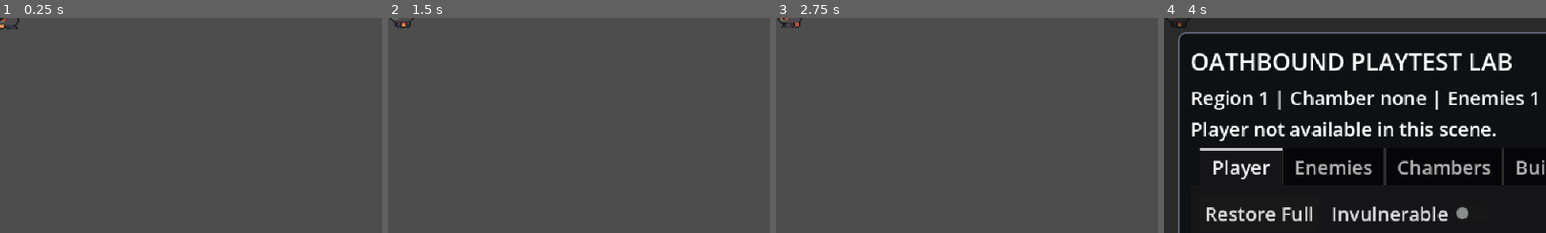
Above: before the commit, frames 1-4 (left to right).
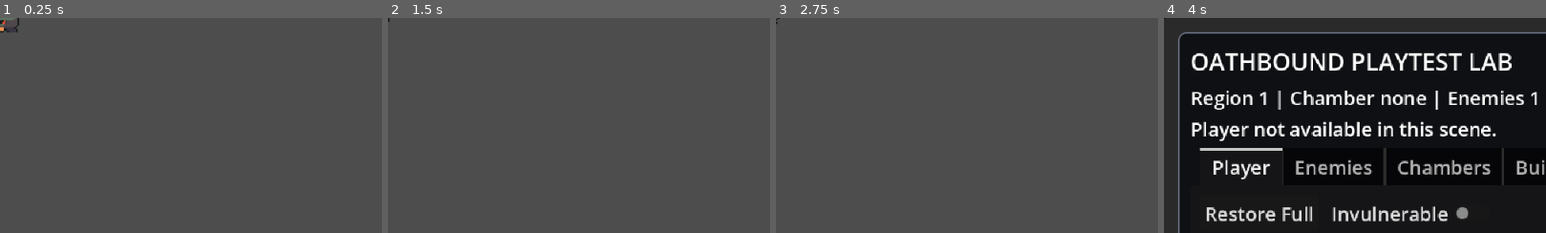
Above: after the commit, the same moments.

Repository: seancl8611/oathbound
Game: Godot game, scene res://Regions/Hushiro/Enemies/Standard/Warden.tscn
Two runs of this game, one before a commit and one after it. Both use one fixed random seed, a clock stepped at 60 frames per second and the inputs below. This scene is started directly instead of the project's main scene. Sound files missing from this copy of the repository are replaced by a short silence.
Inputs (mouse positions are % of the whole screen's width and height, from its top left):
- Up to frame 1 (0.25 s): no input
- Up to frame 2 (1.5 s): tap Enter at 0.5 s; move the mouse to (72, 45) at 0.52 s; press the mouse at (72, 45) at 0.53 s; hold D (right) 0.53-1.28 s; move the mouse to (30, 55) at 1.27 s; release the mouse at (30, 55) at 1.28 s; hold S (down) from 1.28 s (still down); tap Space (dash) at 1.35 s
- Up to frame 3 (2.75 s): move the mouse to (60, 28) at 2.02 s; release S (down) at 2.03 s; hold D (right) from 2.03 s (still down); tap E (execute_finisher) at 2.1 s
- Up to frame 4 (4 s): move the mouse to (45, 70) at 2.77 s; release D (right) at 2.78 s; hold W (up) 2.78-3.53 s; right-click (45, 70) at 2.85 s; click (45, 70) at 2.92 s; move the mouse to (80, 65) at 3.52 s; hold A (left) from 3.53 s (still down); hold ` (playtest_lab_toggle) from 3.53 s (still down)
The pictures show only the part of the screen within x 0-50%, y 0-50%; the shares and areas given below are measured in that part.

The runs differ from the first frame. In frame 1, 0.2% of the frame differs, in the area x 0-5%, y 0-7%; in frame 2, 0.1%; in frame 3, 0.1%; in frame 4, less than 0.1%.

Commit message:
Use canonical Warden rules path and node name

Diff:
--- a/game/oathbound/Regions/Hushiro/Enemies/Standard/Warden.tscn
+++ b/game/oathbound/Regions/Hushiro/Enemies/Standard/Warden.tscn
@@ -1,6 +1,6 @@
 [gd_scene load_steps=23 format=3 uid="uid://ble63woaq857a"]
 
-[ext_resource type="Script" path="res://Enemy/Area 1/Encounter/HushiroWarden.gd" id="1_ujwvx"]
+[ext_resource type="Script" path="res://Regions/Hushiro/Enemies/Standard/WardenRules.gd" id="1_ujwvx"]
 [ext_resource type="Shader" path="res://Shaders/buff_glow.gdshader" id="2_3uthg"]
 [ext_resource type="Texture2D" uid="uid://v3ifh4w5yafq" path="res://Textures/Enemy/warden/Attack.png" id="4_yllye"]
 [ext_resource type="Texture2D" uid="uid://bdy3xledp1486" path="res://Textures/Enemy/warden/walk2.png" id="5_e4cbl"]
@@ -160,7 +160,7 @@
 acceleration_time = 0.06
 deceleration_time = 0.04
 
-[node name="wardens" type="CharacterBody2D" groups=["enemy"]]
+[node name="Warden" type="CharacterBody2D" groups=["enemy"]]
 collision_layer = 5
 collision_mask = 5
 motion_mode = 1
